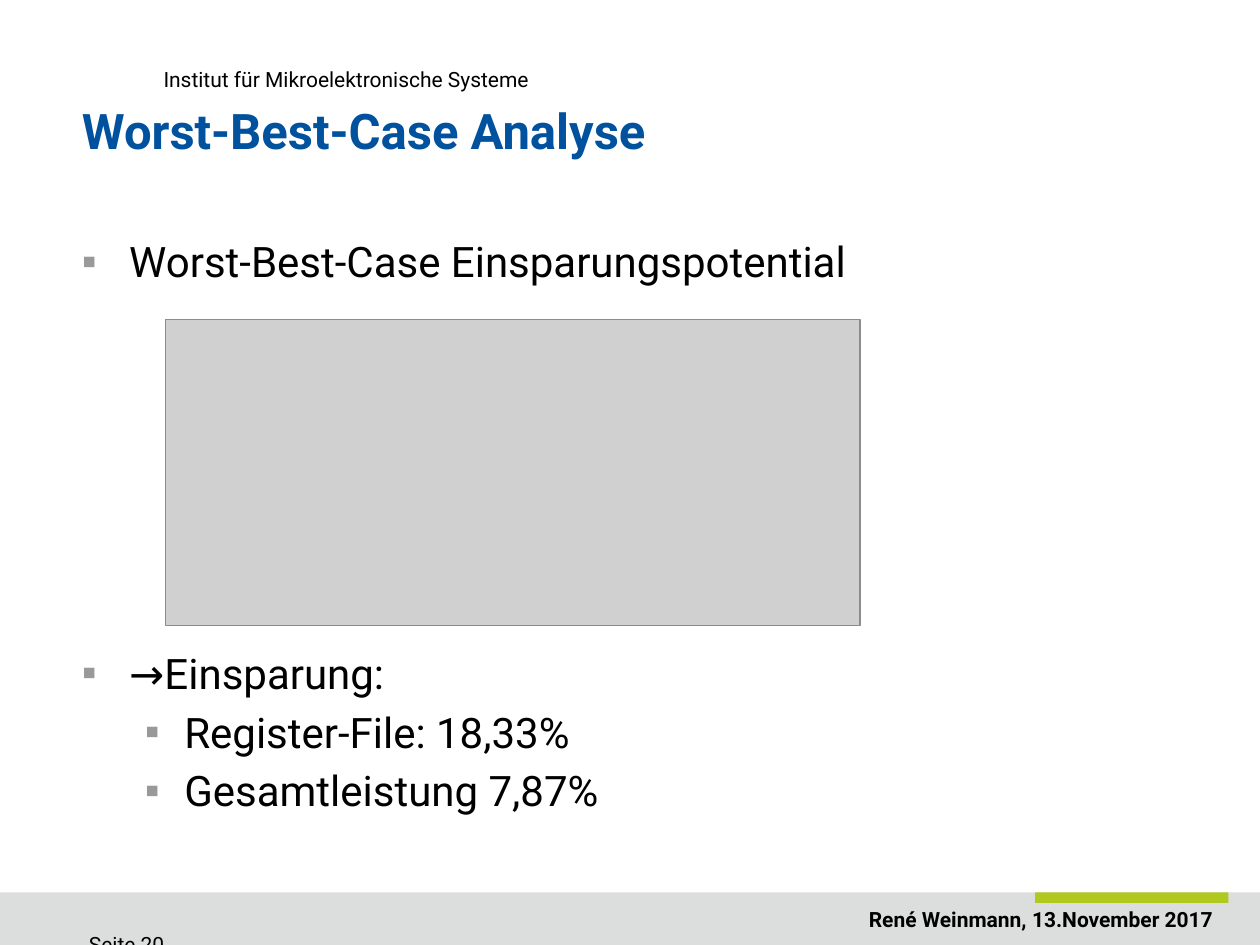
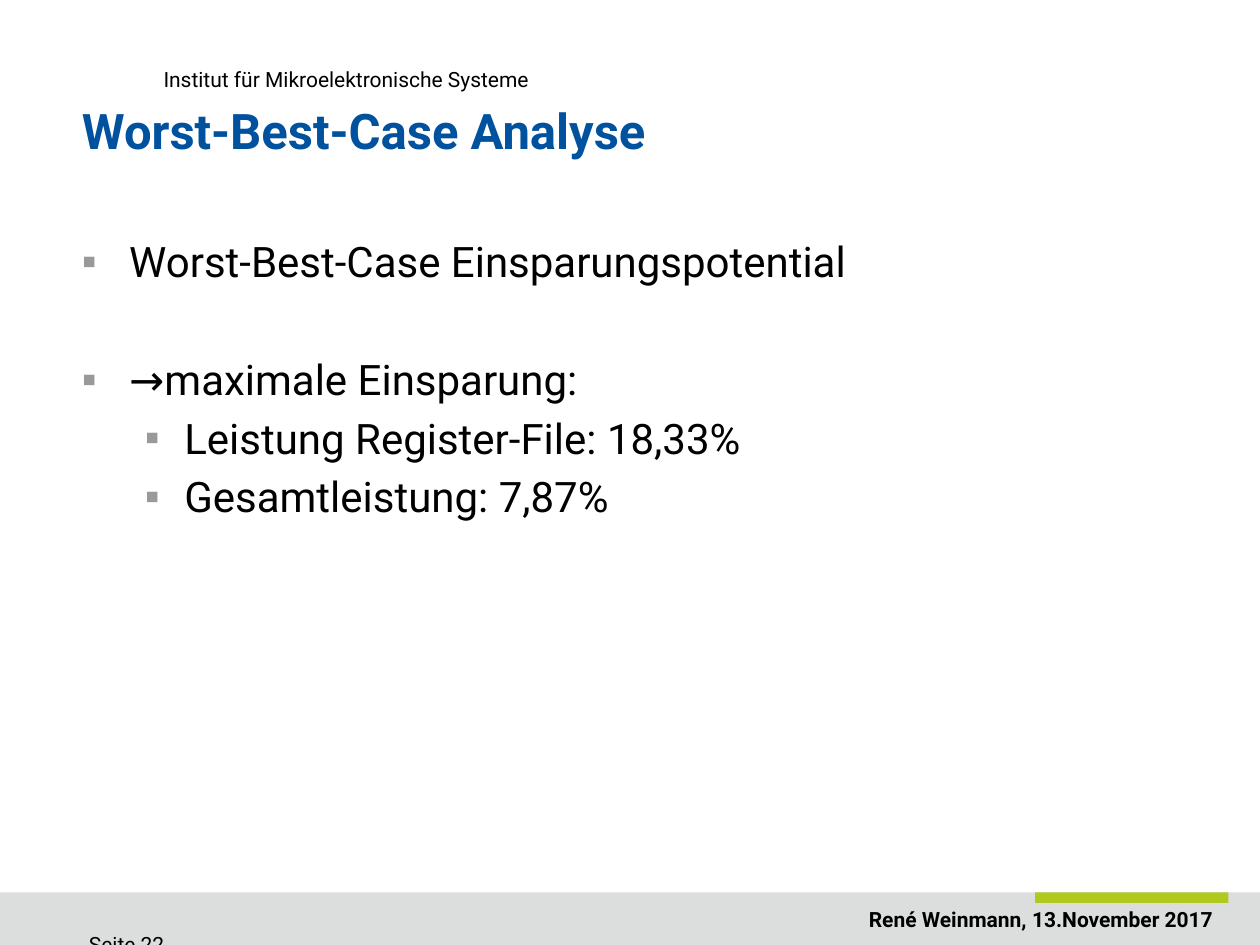
Before and after one commit to ReneWeinmann/Masterarbeit, a slide deck: slide 22 of Presentation_Rene_Weinmann.pptx (slide 20 before the commit). Drawn at 1260x945 pixels with LibreOffice and Linux fonts; fonts in the diff are those of the drawing; grey boxes stand for pictures; background and template pictures are left out. Boxes give left, top, right and bottom in pixels: in the first picture for what was removed or moved away, otherwise in the second. Text is boxed around its words. In the diff, an @@ line names an element or a change of style, - is before the commit and + after.

```diff
--- a/Presentation_Rene_Weinmann.pptx
+++ b/Presentation_Rene_Weinmann.pptx
@@ picture removed at [165, 320, 859, 626] @@
@@ text at [164, 363, 740, 521]: text changed @@
-▪ →Einsparung:
-  ▪ Register-File: 18,33%
-  ▪ Gesamtleistung 7,87%
+▪ →maximale Einsparung:
+  ▪ Leistung Register-File: 18,33%
+  ▪ Gesamtleistung: 7,87%
```
Also in this commit, not shown: 9 other slides changed, 3 slides added.
